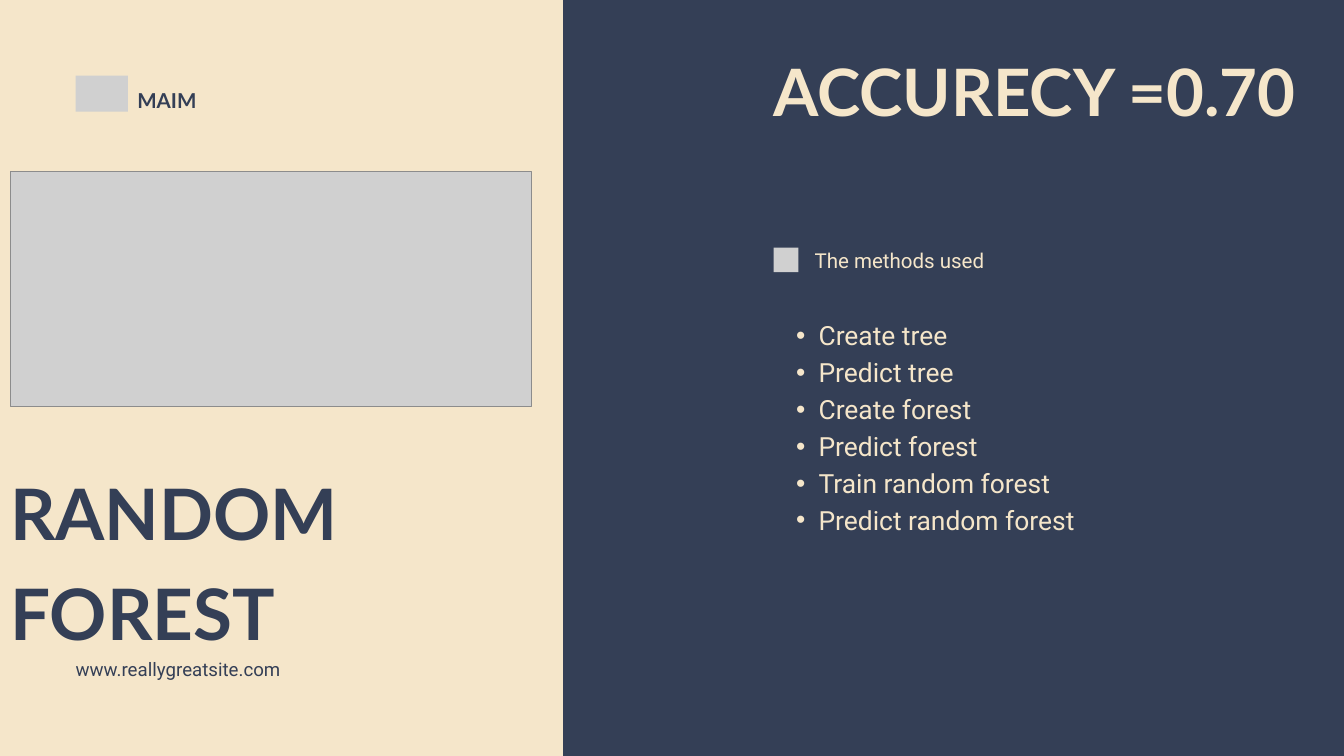
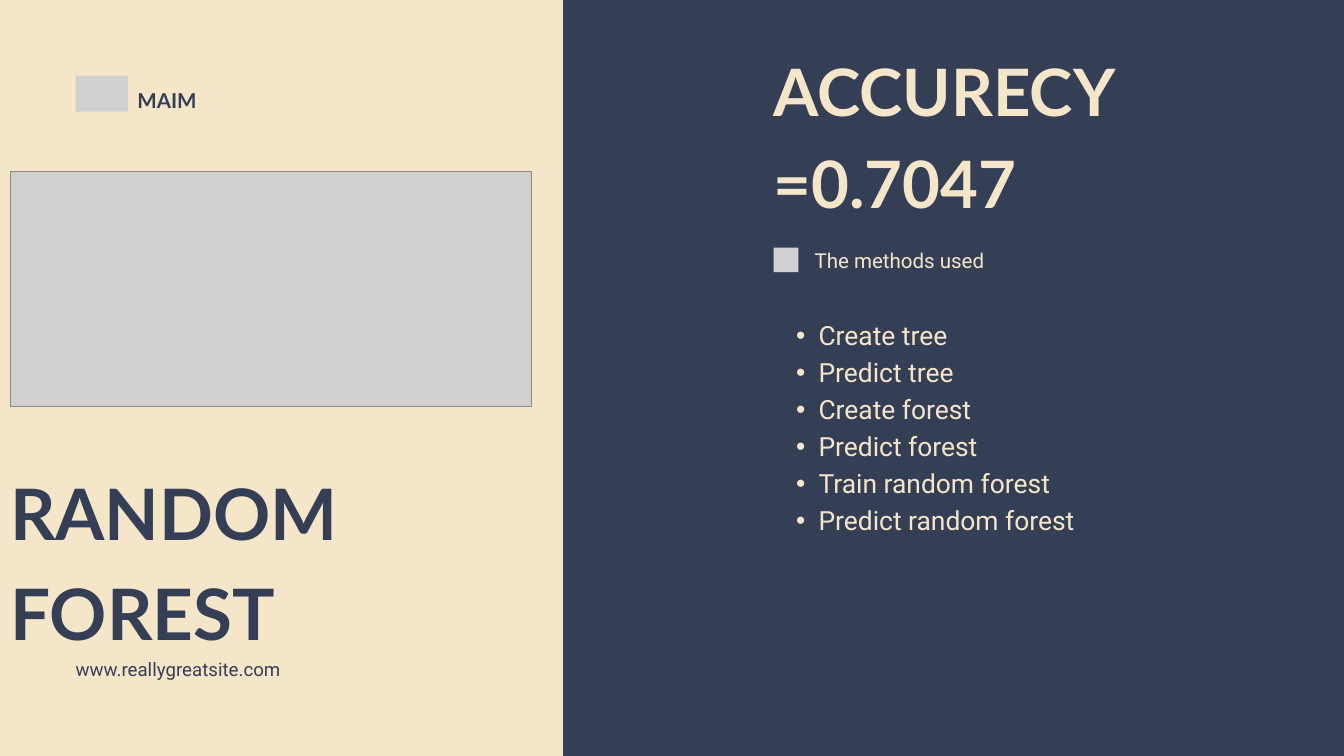
Before and after one commit to mohamed682004/MAIM-final-project, a slide deck: slide 10 of final project presentation.pptx. Drawn at 1344x756 pixels with LibreOffice and Linux fonts; fonts in the diff are those of the drawing; grey boxes stand for pictures. Boxes give left, top, right and bottom in pixels: in the first picture for what was removed or moved away, otherwise in the second. Text is boxed around its words. In the diff, an @@ line names an element or a change of style, - is before the commit and + after.

```diff
--- a/final project presentation.pptx
+++ b/final project presentation.pptx
@@ freeform shape at (0,0,563,756): outline redrawn @@
@@ text at (774,68,1116,209): text changed @@
-ACCURECY =0.70
+ACCURECY =0.7047
```
Also in this commit, not shown: 24 other slides changed.
